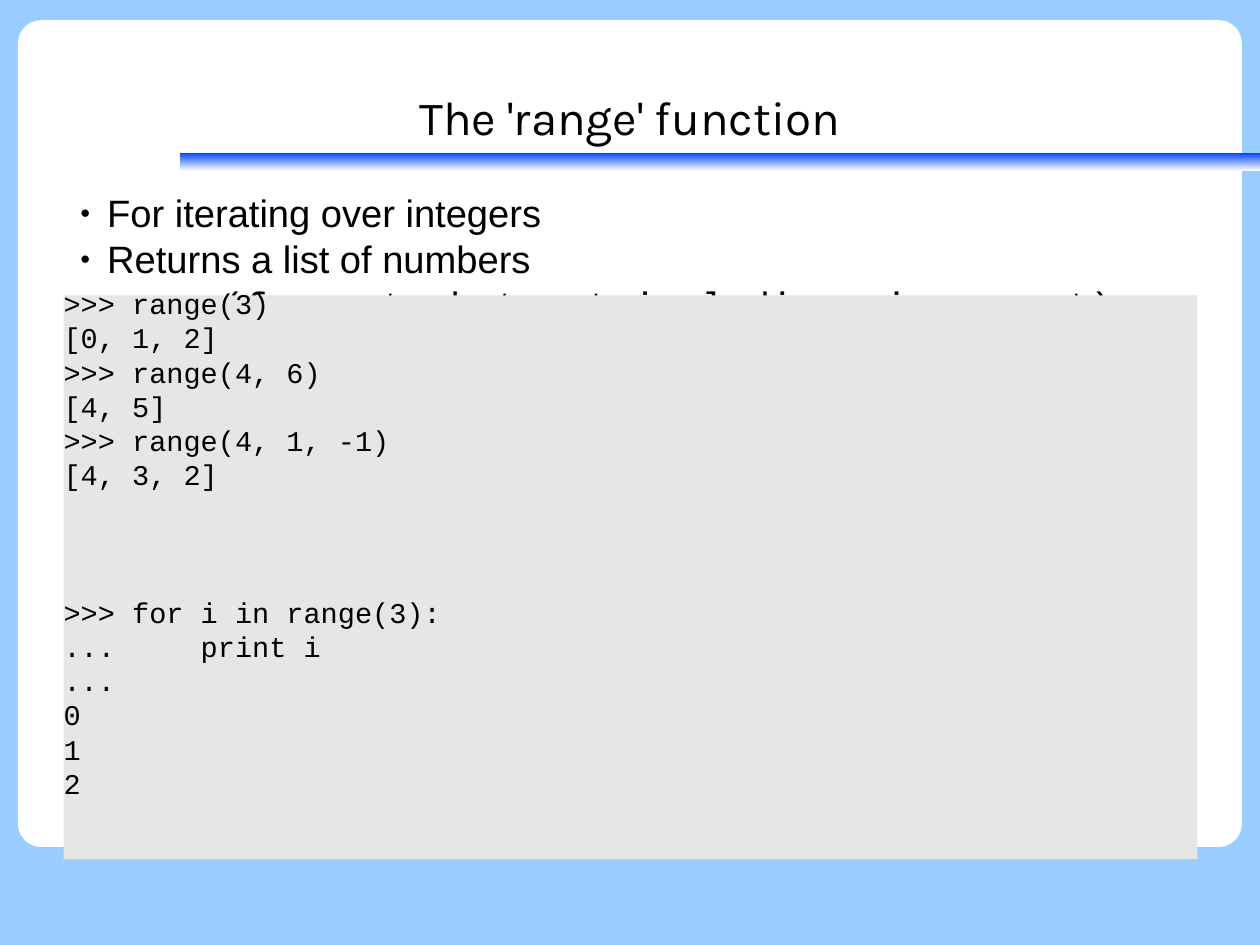
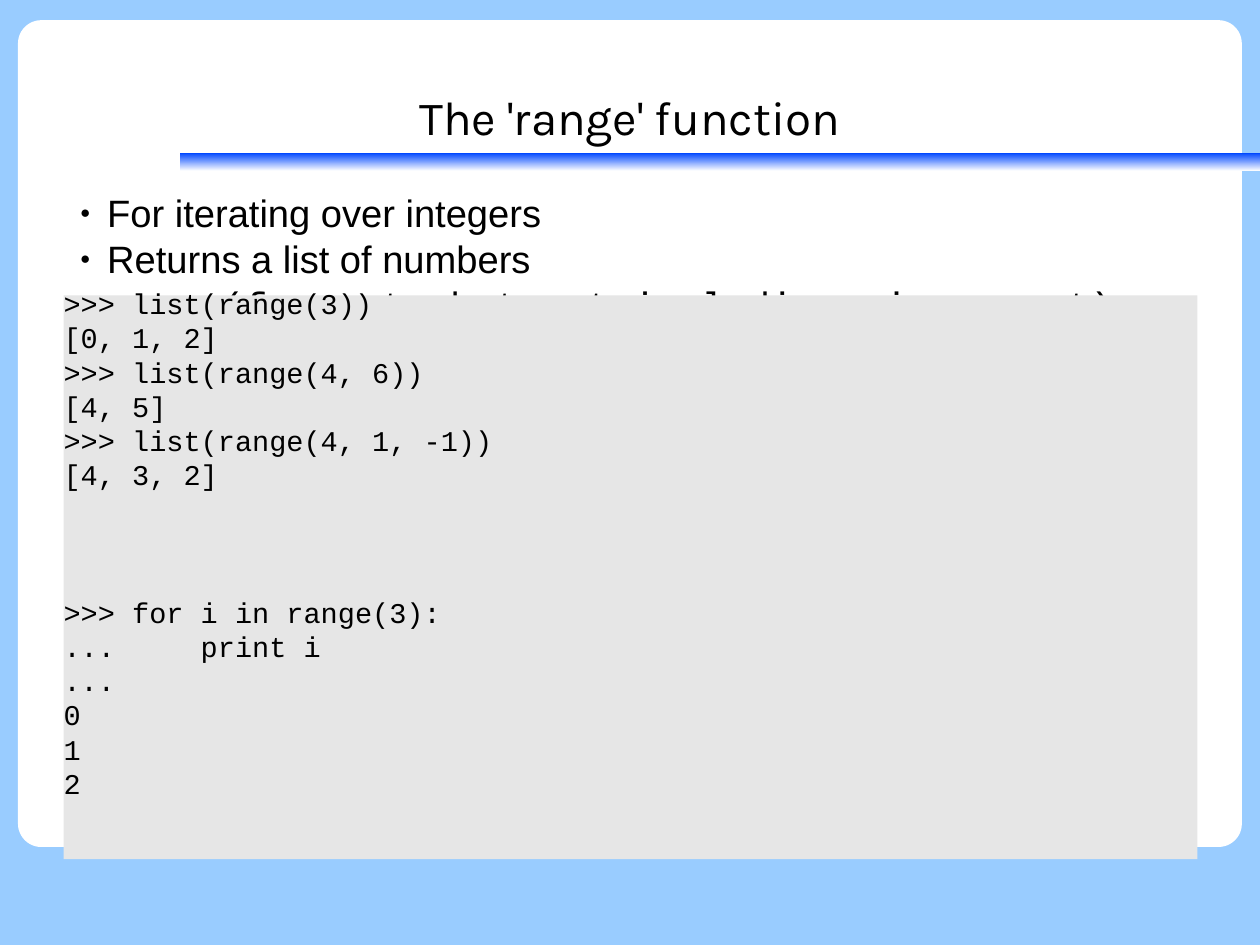
Before and after one commit to KennethNielsen/presentations, a slide deck: slide 77 of python/part1/part1_with_theme.odp. Drawn at 1260x945 pixels with LibreOffice and Linux fonts; fonts in the diff are those of the drawing; background and template pictures are left out. Boxes give left, top, right and bottom in pixels: in the first picture for what was removed or moved away, otherwise in the second. Text is boxed around its words. In the diff, an @@ line names an element or a change of style, - is before the commit and + after.

```diff
--- a/python/part1/part1_with_theme.odp
+++ b/python/part1/part1_with_theme.odp
@@ text in rectangle at <box>107,291,372,329</box>: text changed @@
->>> range(3)
+>>> list(range(3))
@@ text in rectangle at <box>132,362,423,389</box>: text changed @@
->>> range(4, 6)
+>>> list(range(4, 6))
@@ text in rectangle at <box>132,431,493,457</box>: text changed @@
->>> range(4, 1, -1)
+>>> list(range(4, 1, -1))
```
Also in this commit, not shown: 37 other slides changed, 3 slides added, 4 slides removed, 1 other file.
